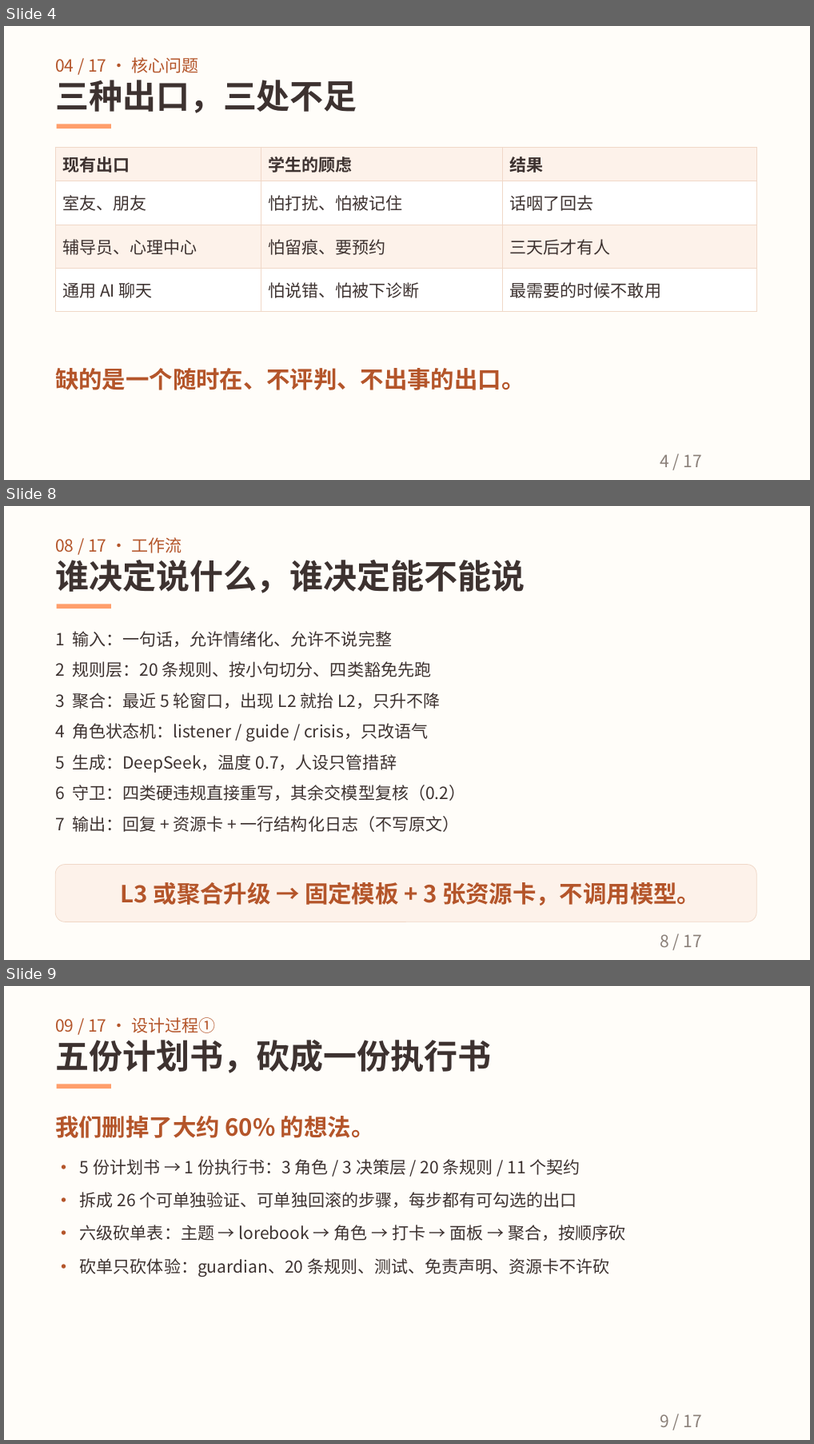
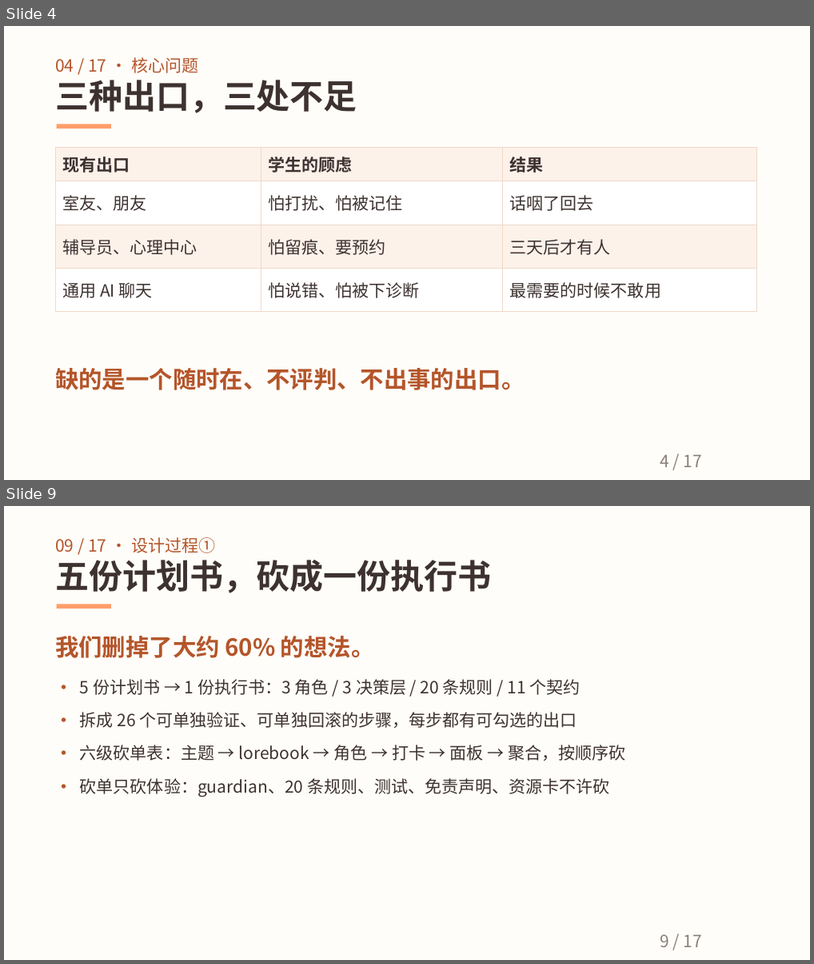
Before and after one commit to nanxiangzizui/xinyu, a slide deck: docs/02_项目方案.pptx. Shown one above the other, each under a label of ours: slides 4, 8 and 9 before the commit, slides 4 and 9 after it; the slides between them are not shown. The pictures are 814x1444 and 814x964 pixels, drawn with LibreOffice and Linux fonts; fonts in the diff are those of the drawing. Boxes give left, top, right and bottom in pixels: in the first picture for what was removed or moved away, otherwise in the second. Text is boxed around its words. In the diff, an @@ line names an element or a change of style, - is before the commit and + after.

```diff
--- a/docs/02_项目方案.pptx
+++ b/docs/02_项目方案.pptx
@@ slide 8 removed at [4, 506, 810, 960], background #FFFDF9 @@
@@ text removed at [55, 537, 182, 553] @@
-08 / 17 · 工作流
@@ text removed at [55, 560, 525, 593] @@
-谁决定说什么，谁决定能不能说
@@ rectangle removed at [57, 604, 111, 608] @@
@@ text removed at [55, 631, 466, 832] @@
-1 输入：一句话，允许情绪化、允许不说完整
-2 规则层：20 条规则、按小句切分、四类豁免先跑
-3 聚合：最近 5 轮窗口，出现 L2 就抬 L2，只升不降
-4 角色状态机：listener / guide / crisis，只改语气
-5 生成：DeepSeek，温度 0.7，人设只管措辞
-6 守卫：四类硬违规直接重写，其余交模型复核（0.2）
-7 输出：回复 + 资源卡 + 一行结构化日志（不写原文）
@@ rounded rectangle removed at [55, 864, 757, 922] @@
-L3 或聚合升级 → 固定模板 + 3 张资源卡，不调用模型。
@@ text removed at [660, 934, 702, 947] @@
-8 / 17
```
Also in this commit, not shown: 10 slides changed, 2 slides added, 1 other slide removed, 51 other files.
